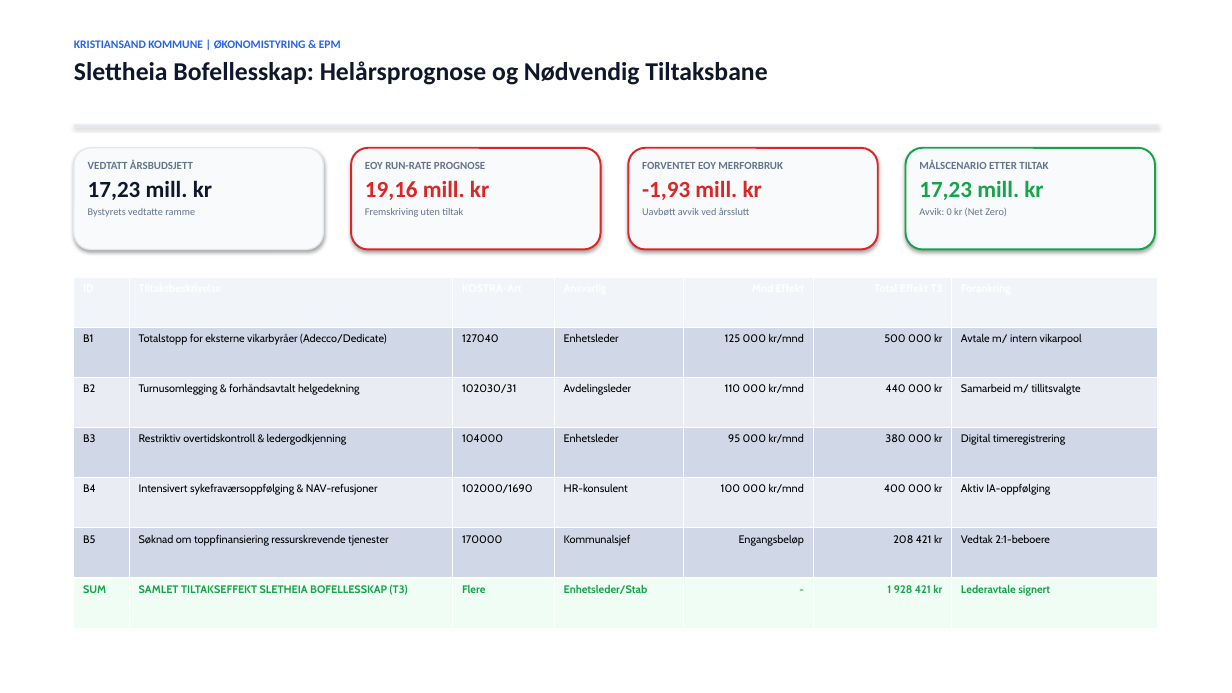
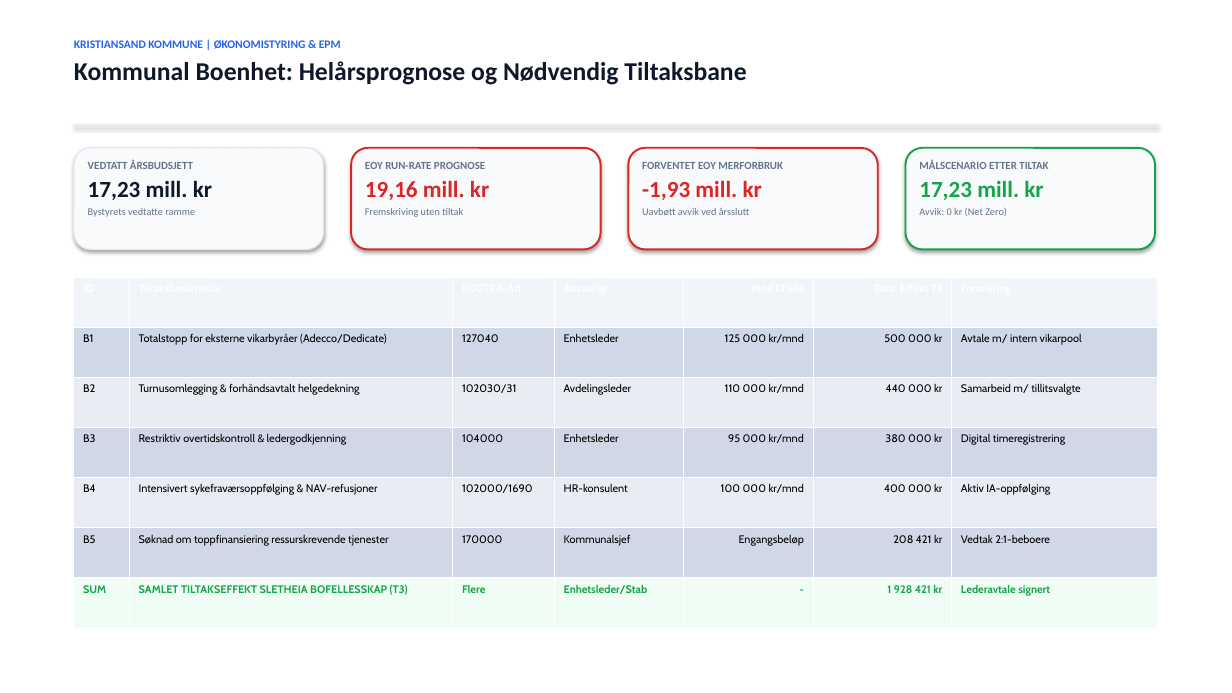
Before and after one commit to Frank-Ellingsen/Bruk-av-AI-i-kommunal-sektor, a slide deck: slide 4 of reports/Kristiansand_EPM_Status_Prognose_Tiltaksrapport.pptx. Drawn at 1232x693 pixels with LibreOffice and Linux fonts; fonts in the diff are those of the drawing. Boxes give left, top, right and bottom in pixels: in the first picture for what was removed or moved away, otherwise in the second. Text is boxed around its words. In the diff, an @@ line names an element or a change of style, - is before the commit and + after.

```diff
--- a/reports/Kristiansand_EPM_Status_Prognose_Tiltaksrapport.pptx
+++ b/reports/Kristiansand_EPM_Status_Prognose_Tiltaksrapport.pptx
@@ text at (74,61,746,85): text changed @@
-Slettheia Bofellesskap: Helårsprognose og Nødvendig Tiltaksbane
+Kommunal Boenhet: Helårsprognose og Nødvendig Tiltaksbane
```
Also in this commit, not shown: 8 other slides changed, 57 other files.
